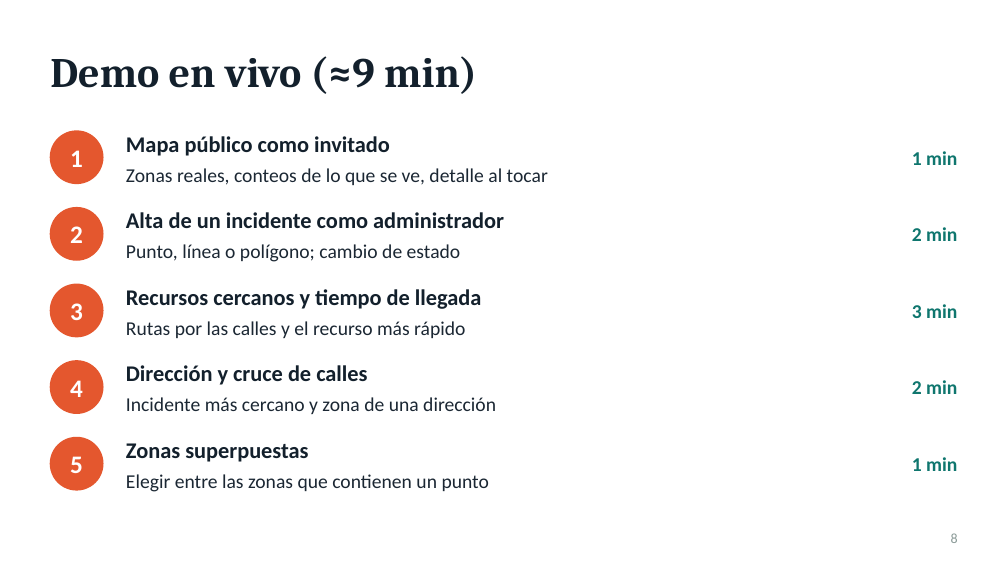
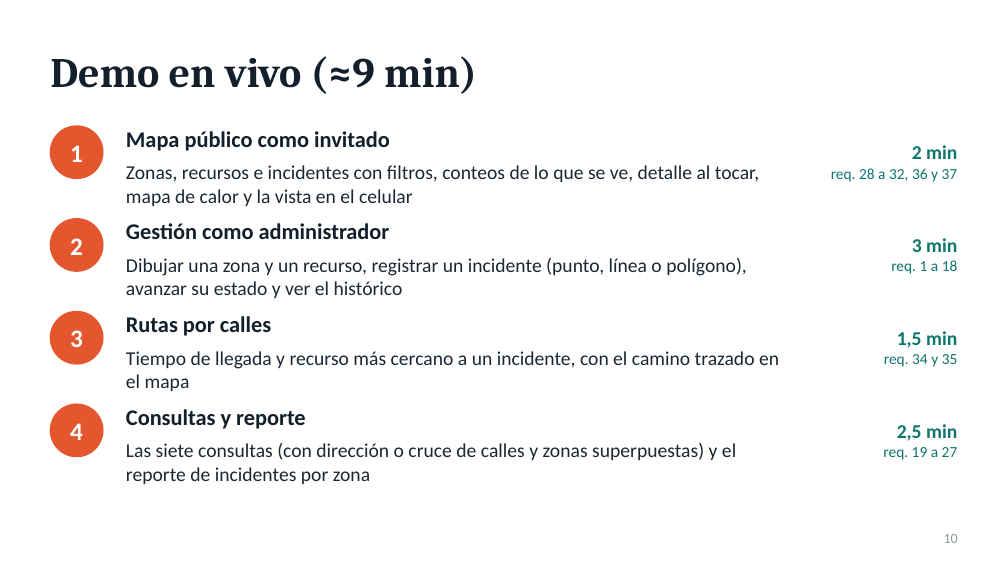
Before and after one commit to Facu185/geotravel, a slide deck: slide 10 of docs/defensa/UrbanSafe_defensa.pptx (slide 8 before the commit). Drawn at 1008x567 pixels with LibreOffice and Linux fonts; fonts in the diff are those of the drawing. Boxes give left, top, right and bottom in pixels: in the first picture for what was removed or moved away, otherwise in the second. Text is boxed around its words. In the diff, an @@ line names an element or a change of style, - is before the commit and + after.

```diff
--- a/docs/defensa/UrbanSafe_defensa.pptx
+++ b/docs/defensa/UrbanSafe_defensa.pptx
@@ text "1": place and size @@
-text "1" at bbox=[70, 150, 83, 167]
+text "1" at bbox=[70, 145, 83, 162]
@@ ellipse: place and size @@
-ellipse at bbox=[50, 131, 103, 183]
+ellipse at bbox=[50, 126, 103, 178]
@@ text "Mapa público como invitado": place and size @@
-text "Mapa público como invitado" at bbox=[126, 136, 390, 156]
+text "Mapa público como invitado" at bbox=[126, 131, 390, 151]
@@ text at bbox=[831, 145, 958, 182]: text changed; size 14 to 11 pt; bold off @@
-1 min
+2 min
+req. 28 a 32, 36 y 37
@@ text at bbox=[126, 165, 759, 206]: text changed @@
-Zonas reales, conteos de lo que se ve, detalle al tocar
+Zonas, recursos e incidentes con filtros, conteos de lo que se ve, detalle al tocar, mapa de calor y la vista en el celular
@@ text "2": place and size @@
-text "2" at bbox=[70, 226, 83, 243]
+text "2" at bbox=[70, 238, 83, 255]
@@ ellipse: place and size @@
-ellipse at bbox=[50, 208, 103, 260]
+ellipse at bbox=[50, 219, 103, 271]
@@ text at bbox=[126, 223, 390, 239]: text changed @@
-Alta de un incidente como administrador
+Gestión como administrador
@@ text at bbox=[891, 238, 958, 274]: text changed; size 14 to 11 pt; bold off @@
-2 min
+3 min
+req. 1 a 18
@@ text at bbox=[126, 258, 747, 298]: text changed @@
-Punto, línea o polígono; cambio de estado
+Dibujar una zona y un recurso, registrar un incidente (punto, línea o polígono), avanzar su estado y ver el histórico
@@ text "3": place and size @@
-text "3" at bbox=[70, 303, 83, 320]
+text "3" at bbox=[70, 330, 83, 347]
@@ ellipse: place and size @@
-ellipse at bbox=[50, 284, 103, 337]
+ellipse at bbox=[50, 311, 103, 364]
@@ text at bbox=[126, 316, 271, 336]: text changed @@
-Recursos cercanos y tiempo de llegada
+Rutas por calles
@@ text at bbox=[126, 351, 779, 391]: text changed @@
-Rutas por las calles y el recurso más rápido
+Tiempo de llegada y recurso más cercano a un incidente, con el camino trazado en el mapa
@@ text at bbox=[884, 331, 958, 367]: text changed; size 14 to 11 pt; bold off @@
-3 min
+1,5 min
+req. 34 y 35
@@ text "4": place and size @@
-text "4" at bbox=[70, 380, 83, 397]
+text "4" at bbox=[70, 423, 83, 440]
@@ ellipse: place and size @@
-ellipse at bbox=[50, 361, 103, 413]
+ellipse at bbox=[50, 404, 103, 457]
@@ text at bbox=[126, 409, 306, 429]: text changed @@
-Dirección y cruce de calles
+Consultas y reporte
@@ ellipse removed at bbox=[50, 437, 103, 490] @@
@@ text at bbox=[126, 443, 736, 484]: text changed @@
-Incidente más cercano y zona de una dirección
+Las siete consultas (con dirección o cruce de calles y zonas superpuestas) y el reporte de incidentes por zona
@@ text removed at bbox=[126, 443, 308, 462] @@
-Zonas superpuestas
@@ text at bbox=[883, 424, 958, 460]: text changed; size 14 to 11 pt; bold off @@
-2 min
+2,5 min
+req. 19 a 27
@@ text removed at bbox=[70, 456, 83, 473] @@
-5
@@ text removed at bbox=[126, 474, 489, 492] @@
-Elegir entre las zonas que contienen un punto
@@ text removed at bbox=[912, 457, 957, 471] @@
-1 min
@@ page number at bbox=[944, 534, 958, 543]: text changed @@
-8
+10
```
Also in this commit, not shown: 8 other slides changed, 2 slides added.
